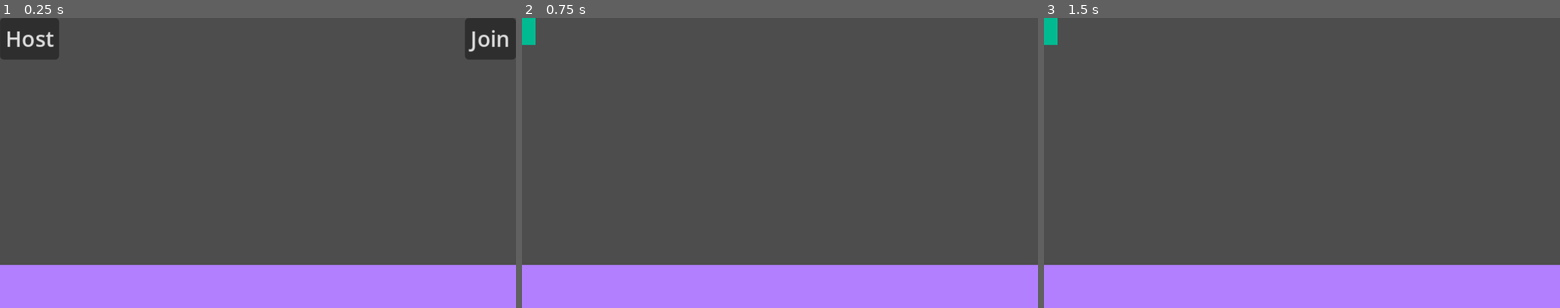
Above: before the commit, frames 1-3 (left to right).
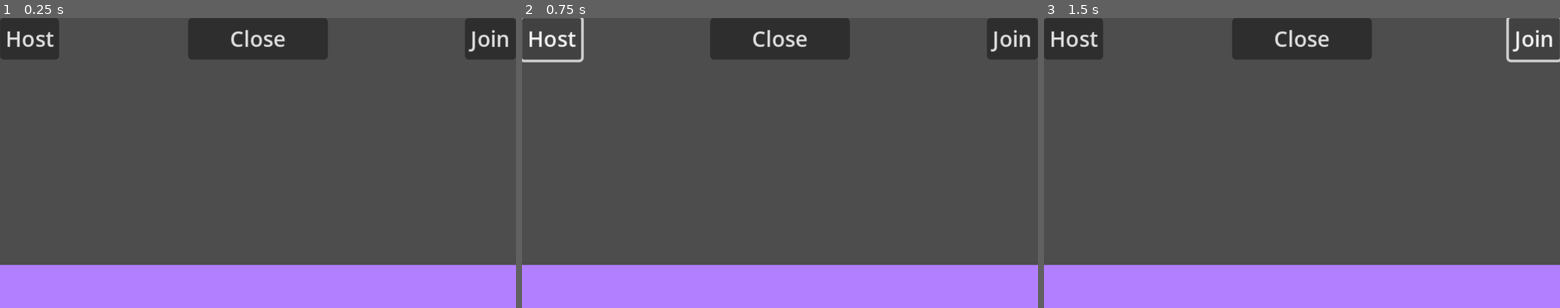
Above: after the commit, the same moments.

Repository: RickyYCheng/Godot-NetFox-Samples
Game: Godot game, scene res://scenes/main.tscn
The game is run twice, just before and just after one commit, with the same random seed, the same clock (stepped at 60 frames per second) and the same inputs.
Inputs (mouse positions are in pixels of both pictures, inside the frame that each line leads up to):
- Up to frame 1 (0.25 s): no input
- Up to frame 2 (0.75 s): click "Host" at 0.5 s
- Up to frame 3 (1.5 s): click (1534, 38) at 1.25 s, where only the run after the commit has a clickable "Join"

The runs differ from the first frame. In frame 1, 3.8% of the frame differs, in the area x 36-64%, y 0-15%; in frame 2, 5.7%, in the area x 0-100%, y 0-16%; in frame 3, 5.7%.

Commit message:
Server re-start (not host)

Diff:
--- a/scenes/main.tscn
+++ b/scenes/main.tscn
@@ -27,6 +27,17 @@
 
 [node name="Players" type="Node" parent="."]
 
+[node name="Ground" type="Sprite2D" parent="."]
+position = Vector2(192, 216)
+scale = Vector2(6, 1)
+texture = SubResource("GradientTexture2D_sugp2")
+
+[node name="StaticBody2D" type="StaticBody2D" parent="Ground"]
+visible = false
+
+[node name="CollisionShape2D" type="CollisionShape2D" parent="Ground/StaticBody2D"]
+shape = SubResource("RectangleShape2D_0wfyh")
+
 [node name="UI" type="CanvasLayer" parent="."]
 
 [node name="Button" type="Button" parent="UI"]
@@ -43,16 +54,16 @@
 grow_horizontal = 0
 text = "Join"
 
-[node name="Ground" type="Sprite2D" parent="."]
-position = Vector2(192, 216)
-scale = Vector2(6, 1)
-texture = SubResource("GradientTexture2D_sugp2")
-
-[node name="StaticBody2D" type="StaticBody2D" parent="Ground"]
-visible = false
-
-[node name="CollisionShape2D" type="CollisionShape2D" parent="Ground/StaticBody2D"]
-shape = SubResource("RectangleShape2D_0wfyh")
+[node name="Close" type="Button" parent="UI"]
+anchors_preset = 5
+anchor_left = 0.5
+anchor_right = 0.5
+offset_left = -52.0
+offset_right = 52.0
+offset_bottom = 31.0
+grow_horizontal = 2
+text = "Close"
 
 [connection signal="button_down" from="UI/Button" to="." method="_on_host_button_down"]
 [connection signal="button_down" from="UI/Join" to="." method="_on_join_button_down"]
+[connection signal="button_down" from="UI/Close" to="." method="_on_close_button_down"]
--- a/scripts/main.gd
+++ b/scripts/main.gd
@@ -1,11 +1,10 @@
 extends Node2D
 
 func _on_host_button_down() -> void:
-	%NetworkManager.start_server(8877, true)
-	$UI/Button.hide()
-	$UI/Join.hide()
+	%NetworkManager.start_server(8877, false)
 
 func _on_join_button_down() -> void:
 	%NetworkManager.start_client("127.0.0.1", 8877)
-	$UI/Button.hide()
-	$UI/Join.hide()
+
+func _on_close_button_down() -> void:
+	multiplayer.multiplayer_peer.close()
--- /dev/null
+++ b/scripts/network_spawner.gd
@@ -0,0 +1,24 @@
+class_name NetworkSpawner
+extends Node
+
+@export var scene : PackedScene
+@export var root : Node
+var _nodes : Dictionary = {}
+
+func _ready() -> void:
+	if root == null: root = owner
+
+func spawn(id: int) -> void:
+	if scene == null: return
+
+	var node := scene.instantiate()
+	node.player_id = id
+	root.add_child(node, true)
+	_nodes[id] = node
+
+func despawn(id: int) -> void:
+	var node : Node = _nodes.get(id, null)
+	_nodes.erase(id)
+	if node == null: return
+	root.remove_child(node)
+	node.queue_free()
--- a/scripts/networks/network_manager.gd
+++ b/scripts/networks/network_manager.gd
@@ -3,6 +3,16 @@
 var multiplayer_scene = preload("res://scenes/multiplayer_character.tscn")
 
 @export var _players_spawn_node: Node
+
+func _ready() -> void:
+	NetworkEvents.on_server_stop.connect(_server_stop)
+
+func _server_stop() -> void:
+	multiplayer.peer_connected.disconnect(_add_player_to_game)
+	multiplayer.peer_disconnected.disconnect(_del_player)
+
+	for node in _players_spawn_node.get_children():
+		node.queue_free()
 
 func start_server(port: int, is_host: bool) -> void:
 	var peer := ENetMultiplayerPeer.new()
@@ -15,13 +25,17 @@
 	if is_host:
 		_add_player_to_game(1)
 
+func _handle_stop() -> void:
+	for node in _players_spawn_node.get_children():
+		node.queue_free()
+
 func start_client(addr: String, port: int) -> void:
 	var peer := ENetMultiplayerPeer.new()
 	peer.create_client(addr, port)
 	multiplayer.multiplayer_peer = peer
 
 func _add_player_to_game(id: int) -> void:
-	print("Player %s joined the game!" % id)
+	prints("[%s, %s]" % [multiplayer.is_server(), id], "Player %s joined the game!" % id)
 
 	var player_to_add = multiplayer_scene.instantiate()
 	player_to_add.player_id = id
Not shown, added: scripts/network_spawner.gd.uid
